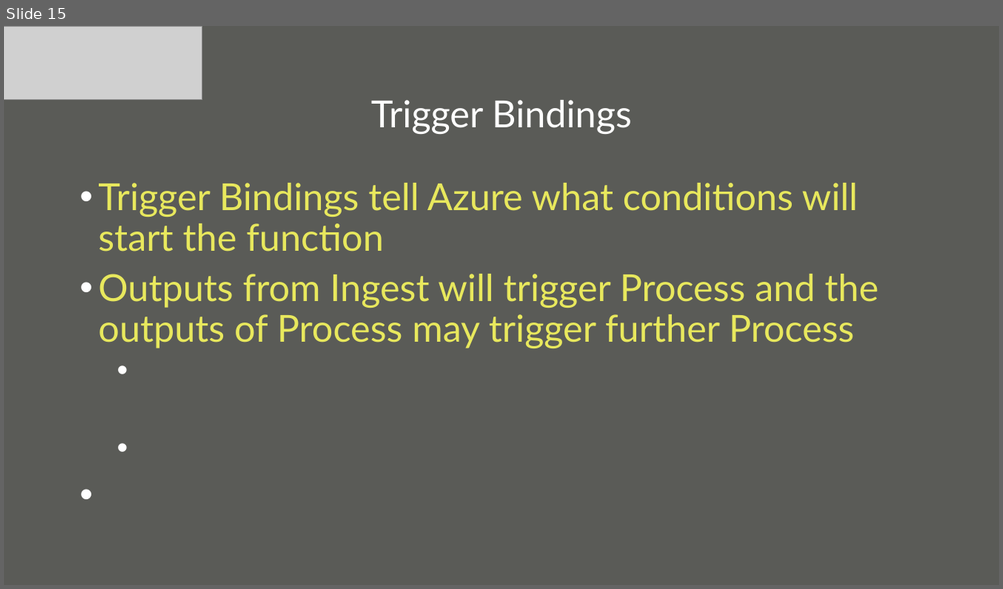
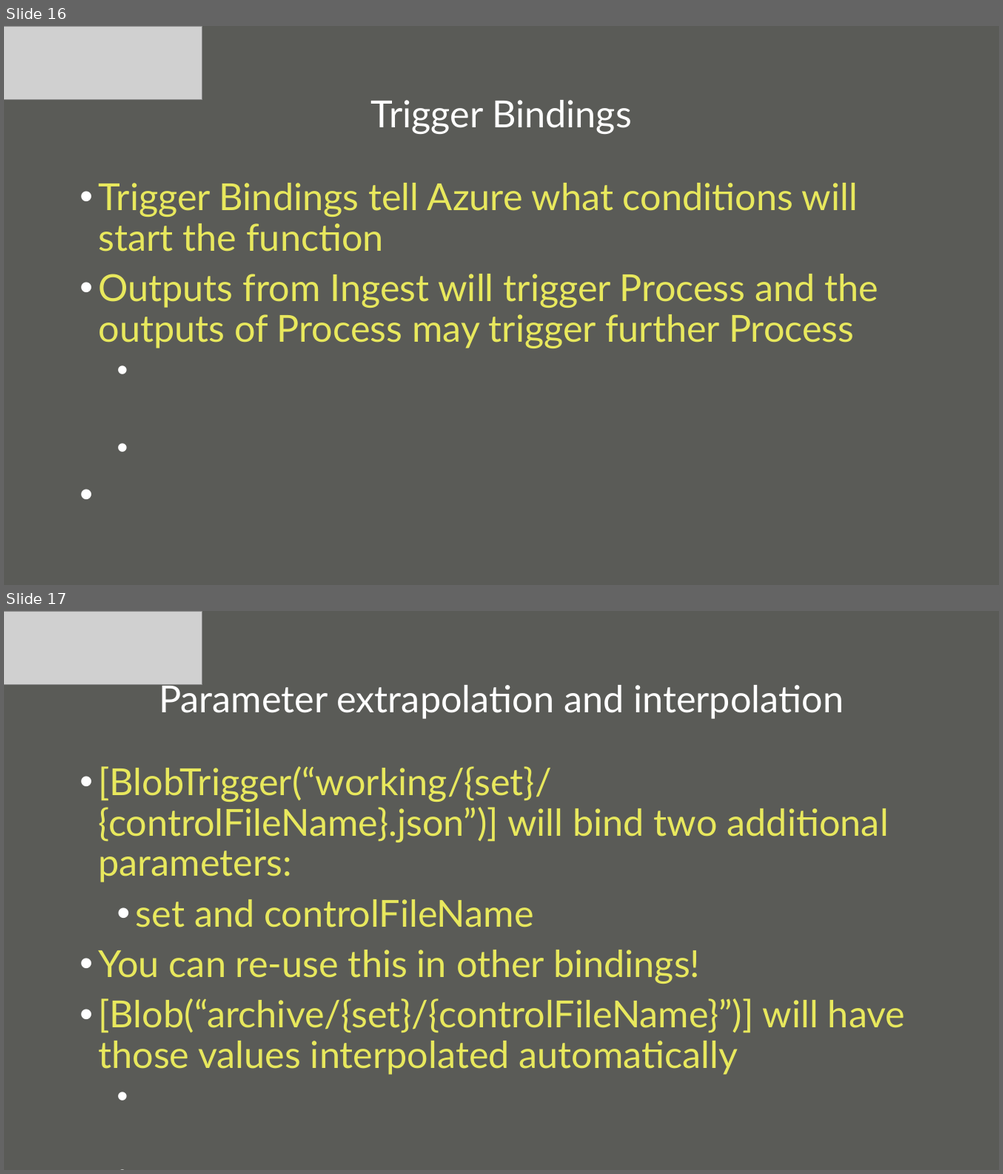
Before and after one commit to null-loop/af-image-processing, a slide deck: AzureFunctions.ImageProcessing.odp. Shown one above the other, each under a label of ours: slide 15 before the commit, slides 16 and 17 after it. The pictures are 1003x589 and 1003x1174 pixels, drawn with LibreOffice and Linux fonts; fonts in the diff are those of the drawing; grey boxes stand for pictures; background and template pictures are left out. Boxes give left, top, right and bottom in pixels: in the first picture for what was removed or moved away, otherwise in the second. Text is boxed around its words. In the diff, an @@ line names an element or a change of style, - is before the commit and + after.

Commit message:
Updated presentation

```diff
--- a/AzureFunctions.ImageProcessing.odp
+++ b/AzureFunctions.ImageProcessing.odp
@@ slide 17 added at <box>4,611,999,1170</box>, background #5A5B57 @@
@@ picture added at <box>4,611,202,685</box> @@
@@ title added at <box>159,680,843,718</box>, 36 pt, text #FFFFFF @@
+Parameter extrapolation and interpolation
@@ text added at <box>98,766,905,1075</box>, 36 pt, text #E8E85D @@
+• [BlobTrigger(“working/{set}/{controlFileName}.json”)] will bind two additional parameters:
+  • set and controlFileName
+• You can re-use this in other bindings!
+• [Blob(“archive/{set}/{controlFileName}”)] will have those values interpolated automatically
@@ what was slide 15 is now slide 16 @@
```
Also in this commit, not shown: 2 other slides added.
